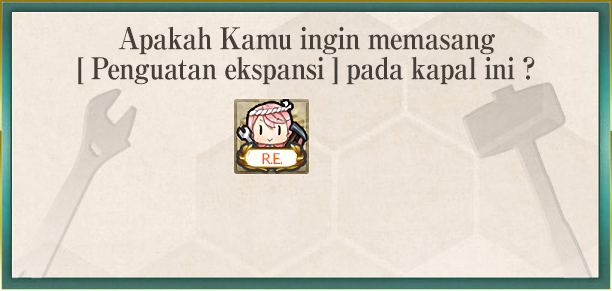
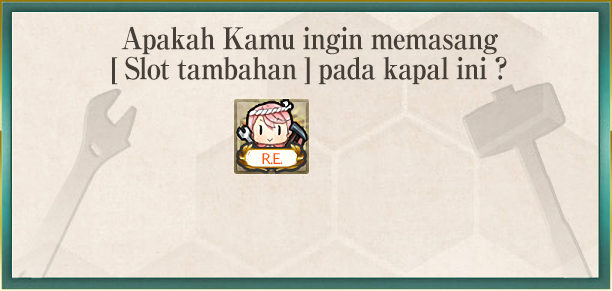
Comparing the layer stacks of the two w=612, h=291 images. Changes:
renamed "Apakah Kamu ingin memasang [ Penguatan ekspansi ] pada kapal in" to "Apakah Kamu ingin memasang [ Slot tambahan ] pada kapal ini ?", painted on it over [78, 26, 535, 85]
